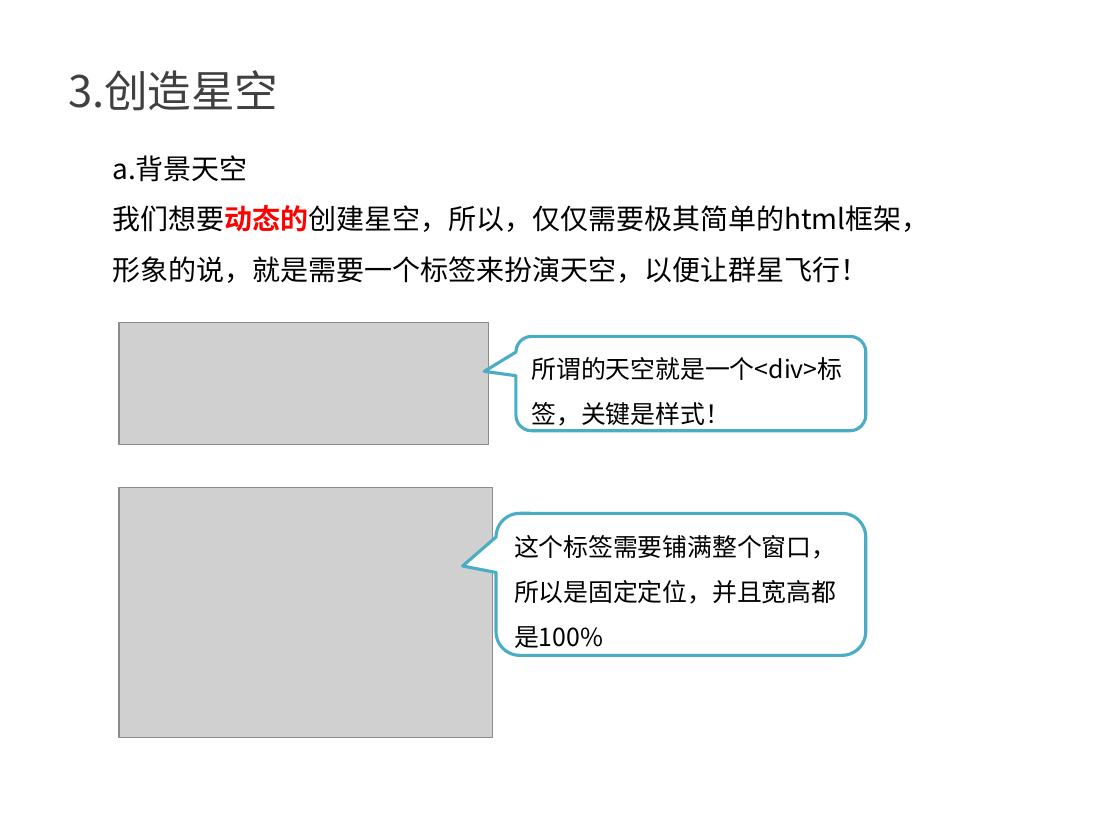
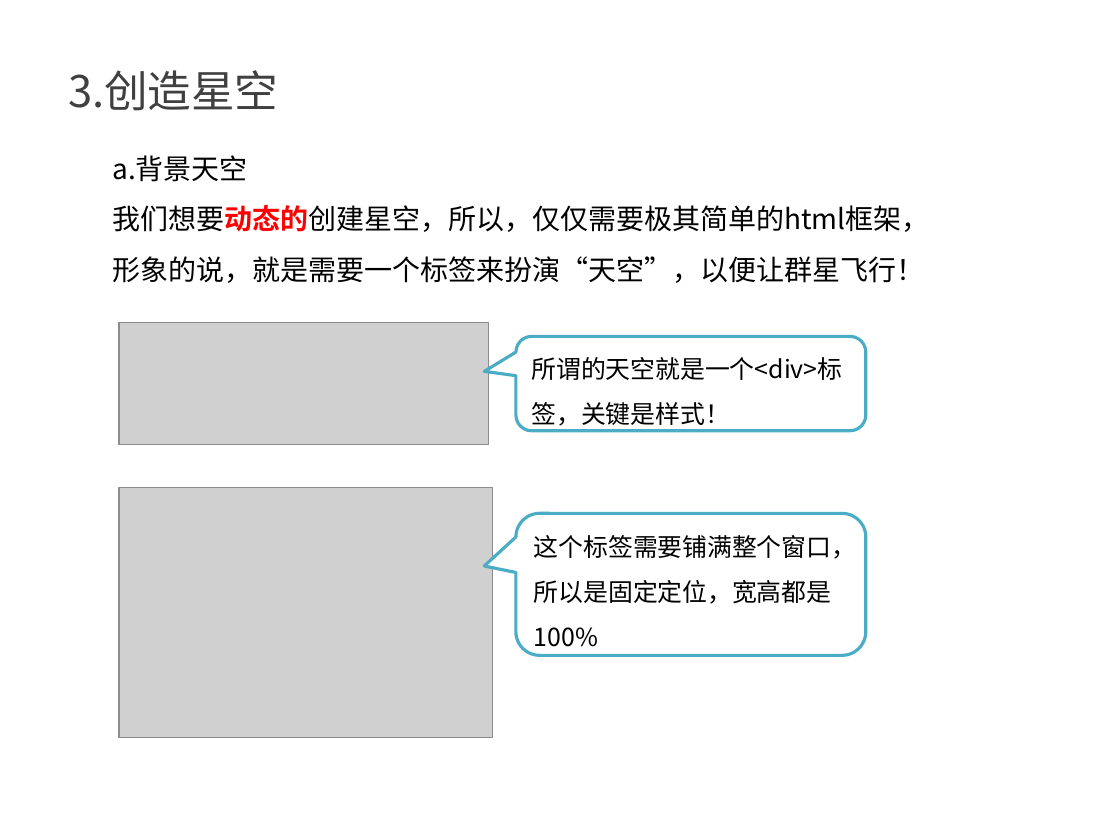
Before and after one commit to kong66/webAni, a slide deck: slide 4 of 4-stars/stars.pptx. Drawn at 1120x840 pixels with LibreOffice and Linux fonts; fonts in the diff are those of the drawing; grey boxes stand for pictures. Boxes give left, top, right and bottom in pixels: in the first picture for what was removed or moved away, otherwise in the second. Text is boxed around its words. In the diff, an @@ line names an element or a change of style, - is before the commit and + after.

```diff
--- a/4-stars/stars.pptx
+++ b/4-stars/stars.pptx
@@ text at [112,205,929,283]: text changed @@
-我们想要动态的创建星空，所以，仅仅需要极其简单的html框架，形象的说，就是需要一个标签来扮演天空，以便让群星飞行！
+我们想要动态的创建星空，所以，仅仅需要极其简单的html框架，形象的说，就是需要一个标签来扮演“天空”，以便让群星飞行！
@@ rounded speech box "这个标签需要铺满整个窗口，所以是固定定位，宽高都是100%": place and size @@
-rounded speech box "这个标签需要铺满整个窗口，所以是固定定位，宽高都是100%" at [496,513,866,655]
+rounded speech box "这个标签需要铺满整个窗口，所以是固定定位，宽高都是100%" at [516,513,866,655]
@@ text in rounded speech box at [534,535,856,647]: text changed @@
-这个标签需要铺满整个窗口，所以是固定定位，并且宽高都是100%
+这个标签需要铺满整个窗口，所以是固定定位，宽高都是100%
```
Also in this commit, not shown: 5 other slides changed, 13 slides added, 12 slides removed, 2 other files.
